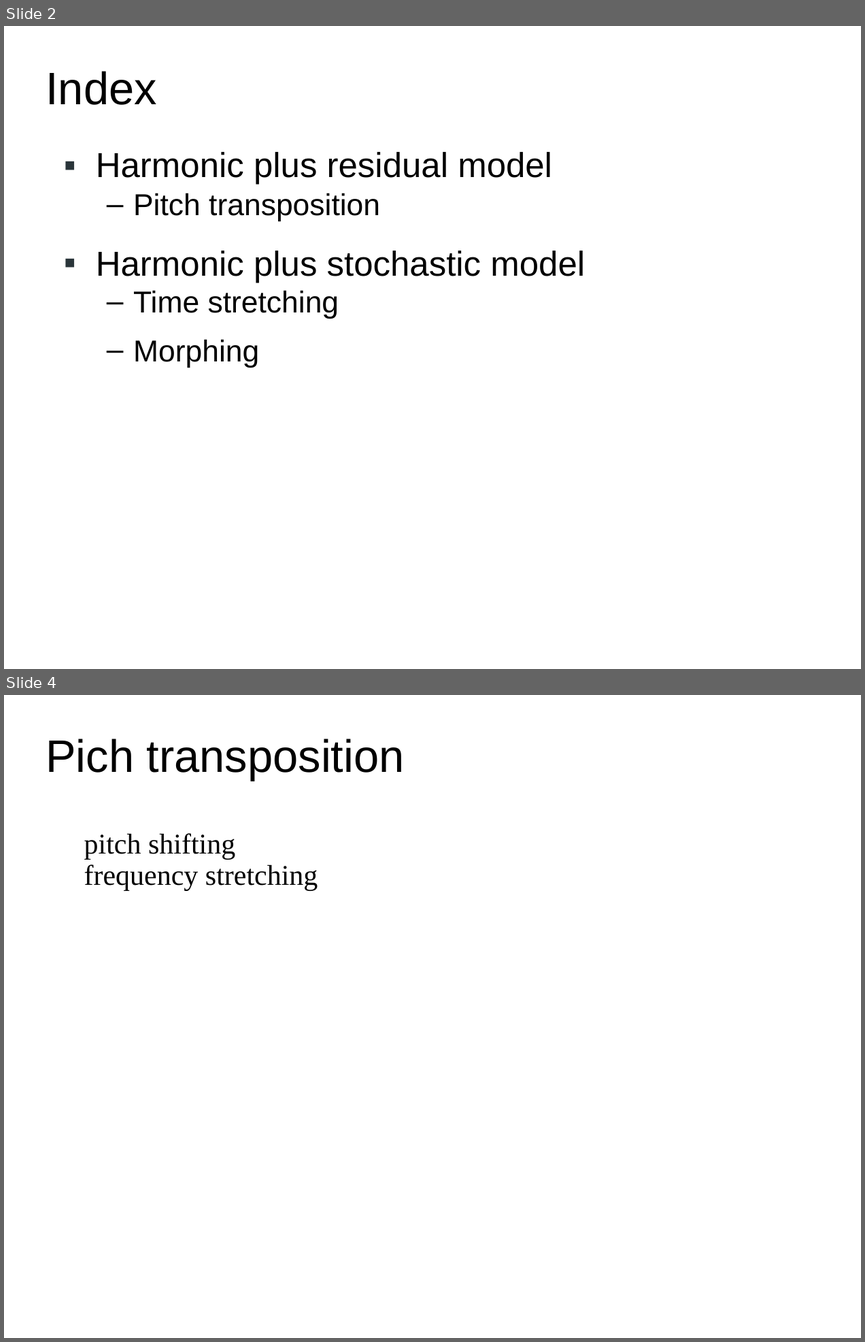
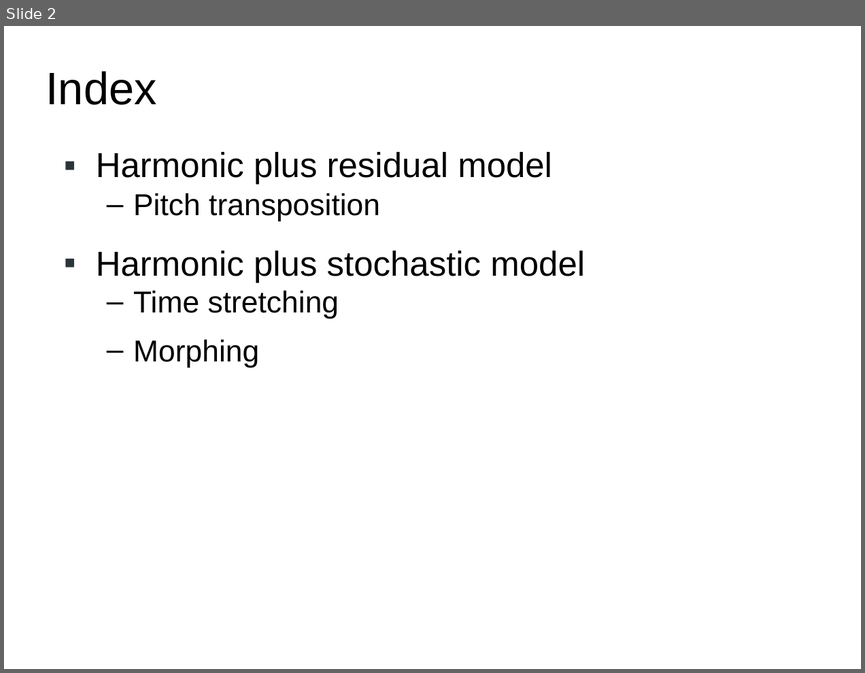
Before and after one commit to hoinx/sms-tools, a slide deck: lectures/8-Sound-transformations/8T2-Sound-transformations-2.odp. Shown one above the other, each under a label of ours: slides 2 and 4 before the commit, slide 2 after it; the slides between them are not shown. The pictures are 865x1342 and 865x673 pixels, drawn with LibreOffice and Linux fonts; fonts in the diff are those of the drawing. Boxes give left, top, right and bottom in pixels: in the first picture for what was removed or moved away, otherwise in the second. Text is boxed around its words. In the diff, an @@ line names an element or a change of style, - is before the commit and + after.

```diff
--- a/lectures/8-Sound-transformations/8T2-Sound-transformations-2.odp
+++ b/lectures/8-Sound-transformations/8T2-Sound-transformations-2.odp
@@ slide 4 removed at [4, 695, 861, 1338], background #FFFFFF @@
@@ title removed at [45, 739, 405, 781] @@
-Pich transposition
@@ text removed at [84, 833, 318, 891] @@
-pitch shifting
-frequency stretching
```
Also in this commit, not shown: 5 slides changed, 14 slides added, 2 other slides removed, 27 other files.
